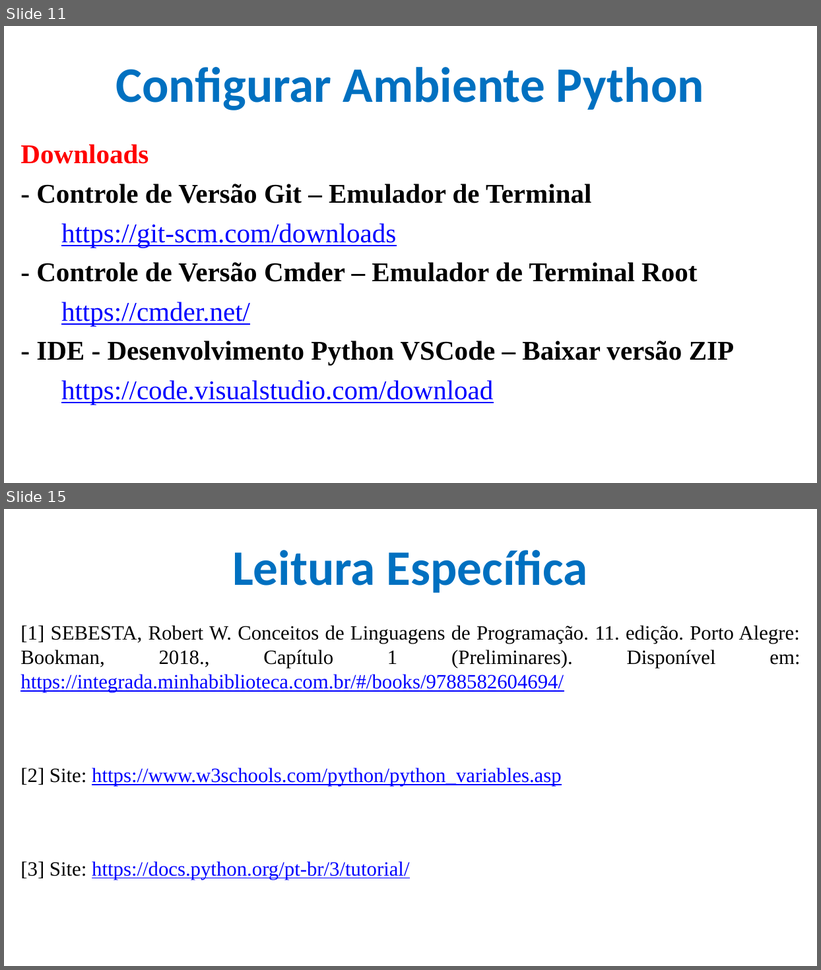
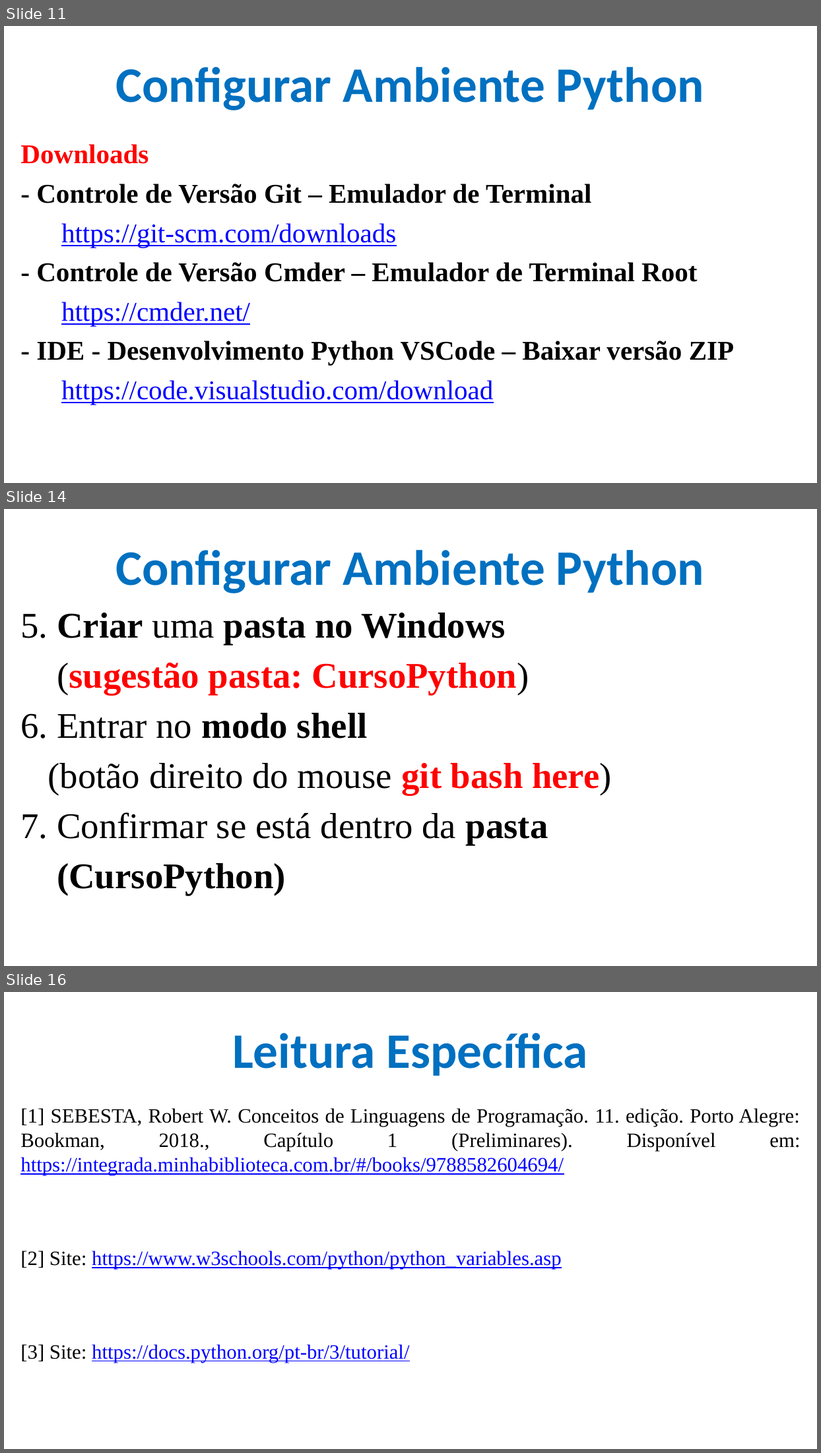
Before and after one commit to CloudEducationBrazil/WydenPythonParadigmas, a slide deck: 01 Classes/Aula 01 02 03 Programação Python.pptx. Shown one above the other, each under a label of ours: slides 11 and 15 before the commit, slides 11, 14 and 16 after it; the slides between them are not shown. The pictures are 821x970 and 821x1453 pixels, drawn with LibreOffice and Linux fonts; fonts in the diff are those of the drawing; background and template pictures are left out. Boxes give left, top, right and bottom in pixels: in the first picture for what was removed or moved away, otherwise in the second. Text is boxed around its words. In the diff, an @@ line names an element or a change of style, - is before the commit and + after.

```diff
--- a/01 Classes/Aula 01 02 03 Programação Python.pptx
+++ b/01 Classes/Aula 01 02 03 Programação Python.pptx
@@ slide 14 added at bbox=[4, 509, 817, 966], background picture (left out) @@
@@ title added at bbox=[116, 550, 704, 593], 44 pt, text #0070C0, bold @@
+Configurar Ambiente Python
@@ text added at bbox=[20, 613, 612, 896], 32 pt, text #000000, bold @@
+5. Criar uma pasta no Windows
+(sugestão pasta: CursoPython)
+6. Entrar no modo shell
+(botão direito do mouse git bash here)
+7. Confirmar se está dentro da pasta
+(CursoPython)
@@ what was slide 15 is now slide 16 @@
```
Also in this commit, not shown: 3 slides changed.
